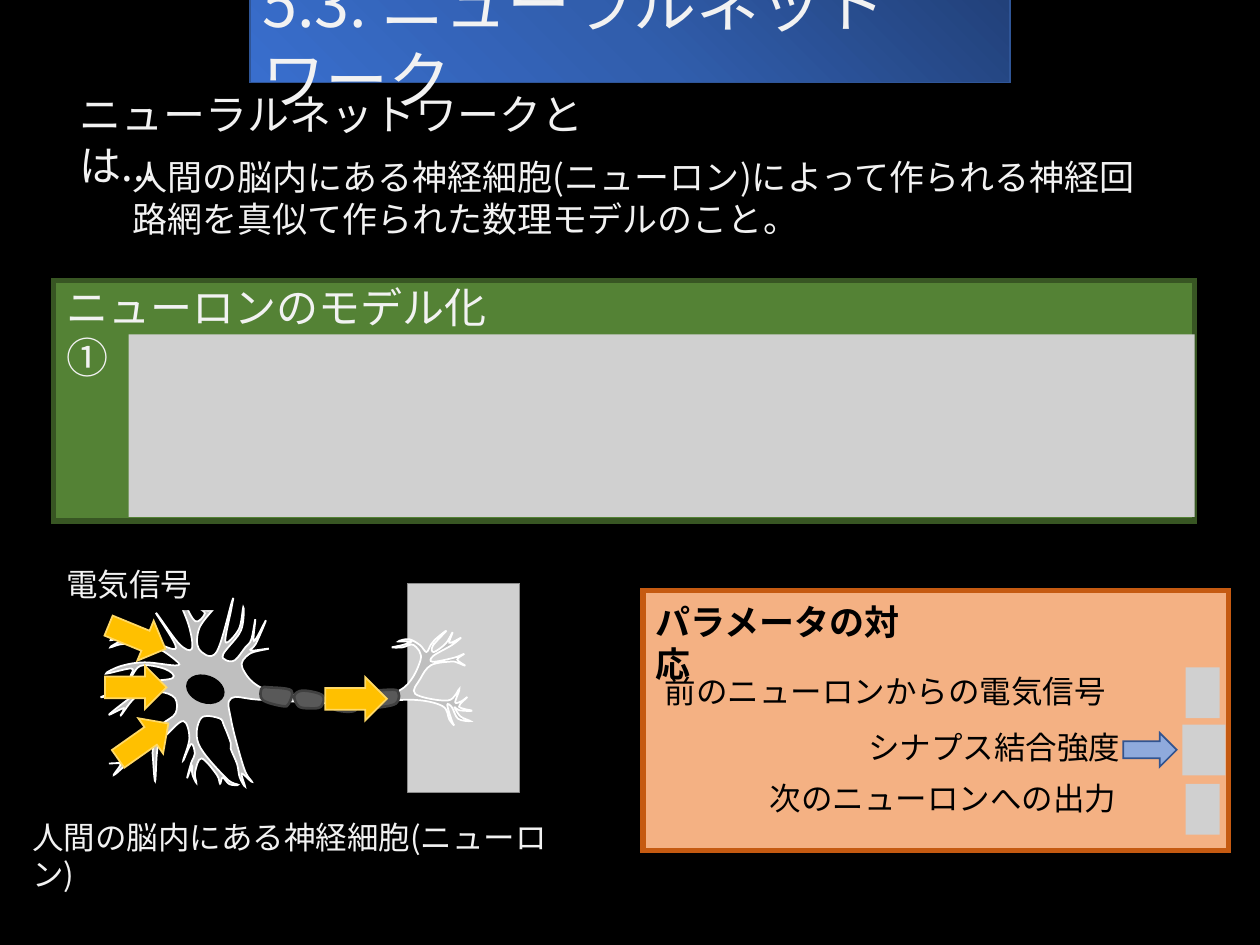
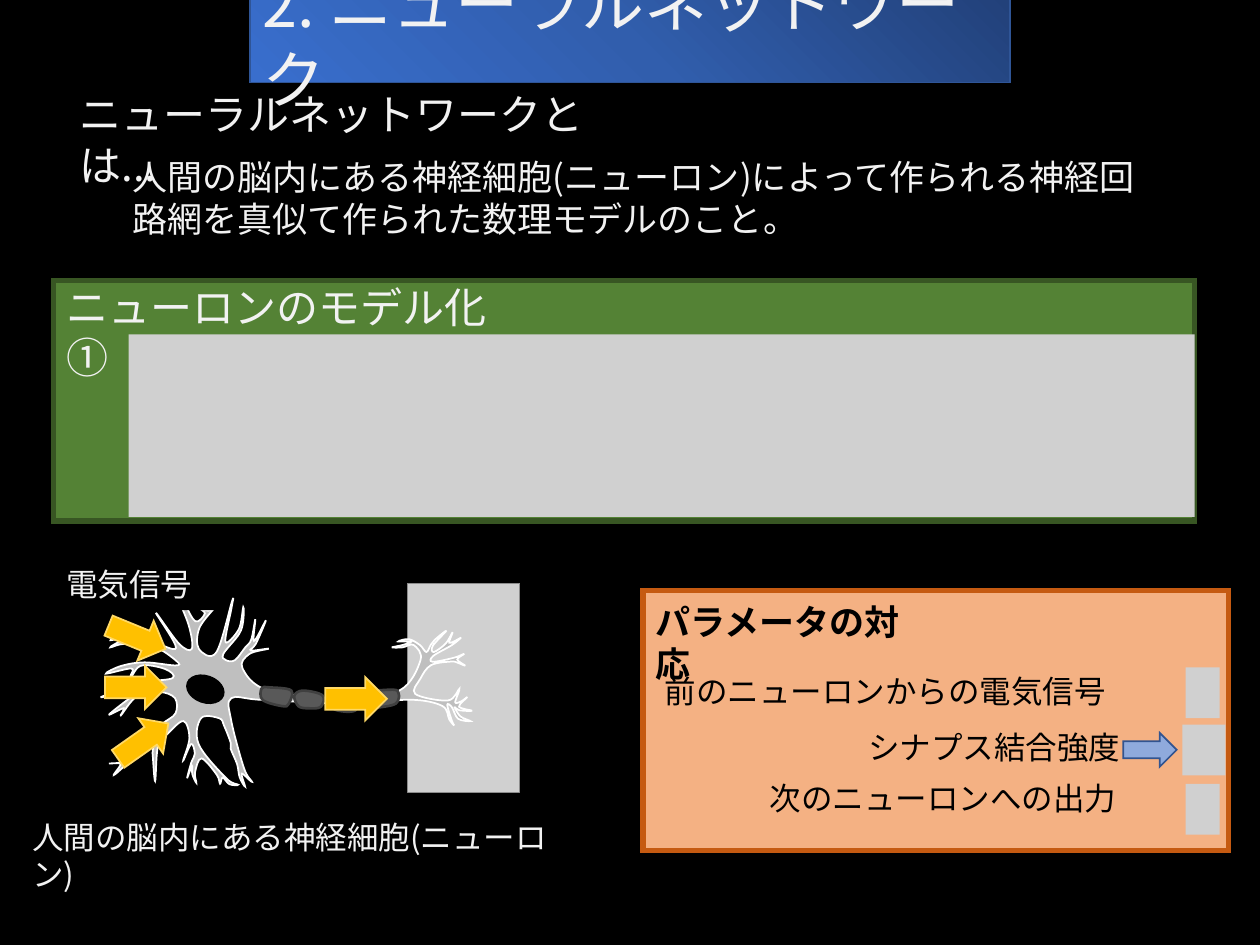
Before and after one commit to rurusasu/Diary, a slide deck: slide 4 of パーセプトロンについて.pptx. Drawn at 1260x945 pixels with LibreOffice and Linux fonts; fonts in the diff are those of the drawing; grey boxes stand for pictures. Boxes give left, top, right and bottom in pixels: in the first picture for what was removed or moved away, otherwise in the second. Text is boxed around its words. In the diff, an @@ line names an element or a change of style, - is before the commit and + after.

```diff
--- a/パーセプトロンについて.pptx
+++ b/パーセプトロンについて.pptx
@@ text in rectangle at (263,0,959,118): text changed @@
-5.3. ニューラルネットワーク
+2. ニューラルネットワーク
```
Also in this commit, not shown: 5 other slides changed, 5 slides added, 37 other files.
